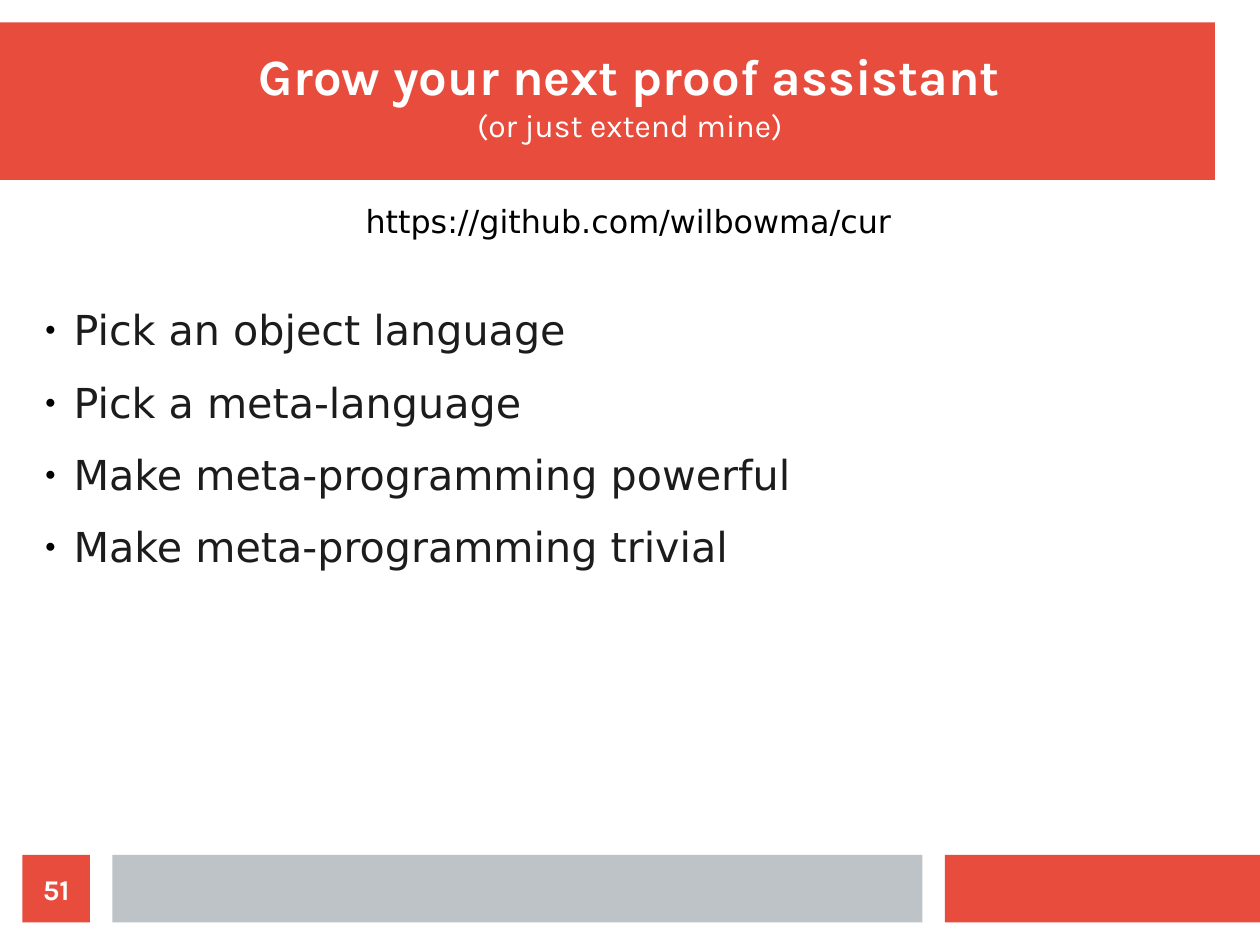
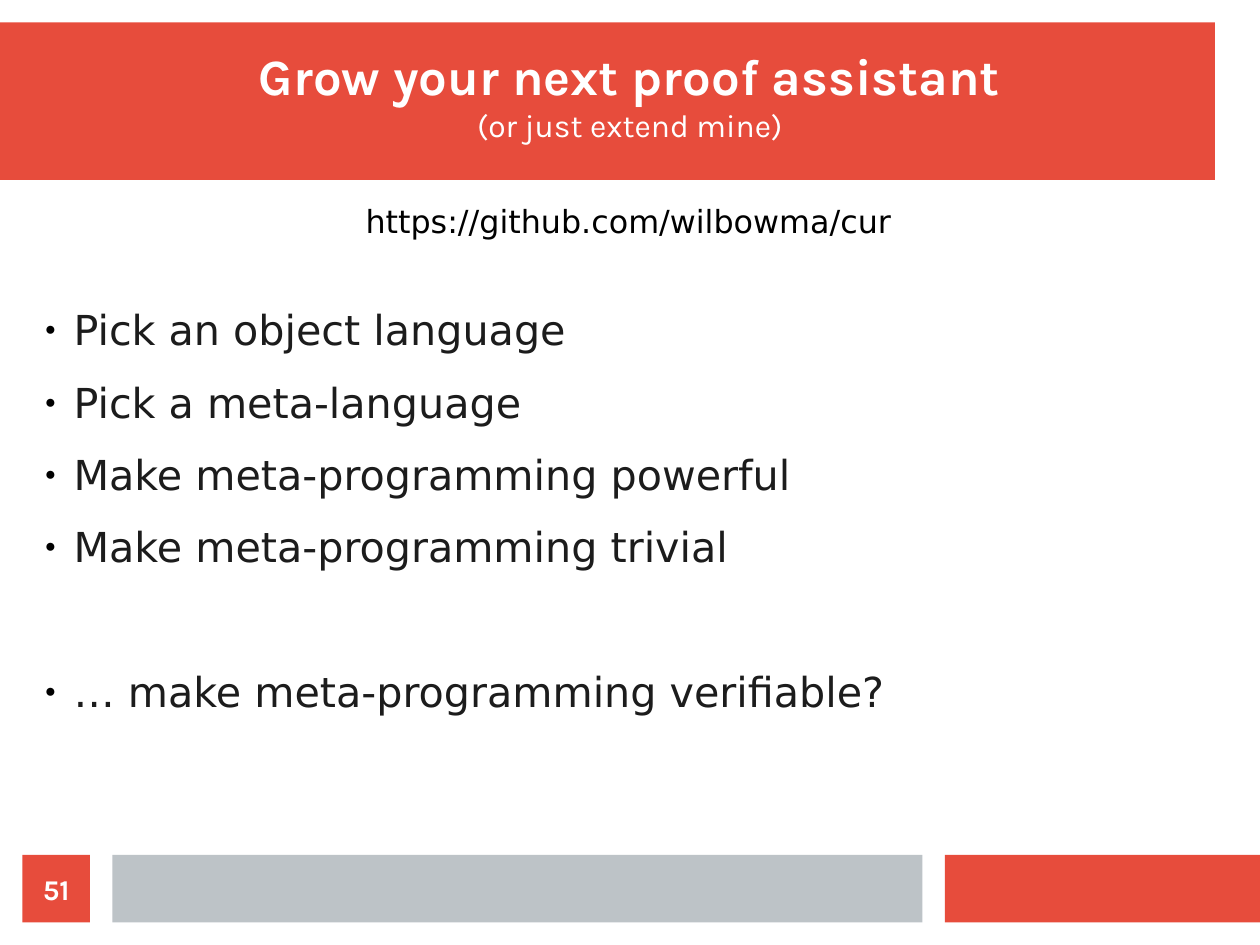
Before and after one commit to wilbowma/cur, a slide deck: slide 51 of hope-2016/slides.odp. Drawn at 1260x945 pixels with LibreOffice and Linux fonts; fonts in the diff are those of the drawing. Boxes give left, top, right and bottom in pixels: in the first picture for what was removed or moved away, otherwise in the second. Text is boxed around its words. In the diff, an @@ line names an element or a change of style, - is before the commit and + after.

```diff
--- a/hope-2016/slides.odp
+++ b/hope-2016/slides.odp
@@ text at [128,675,884,716]: paragraph added @@
+● … make meta-programming verifiable?
```
Also in this commit, not shown: 1 slide added, 1 slide removed.
